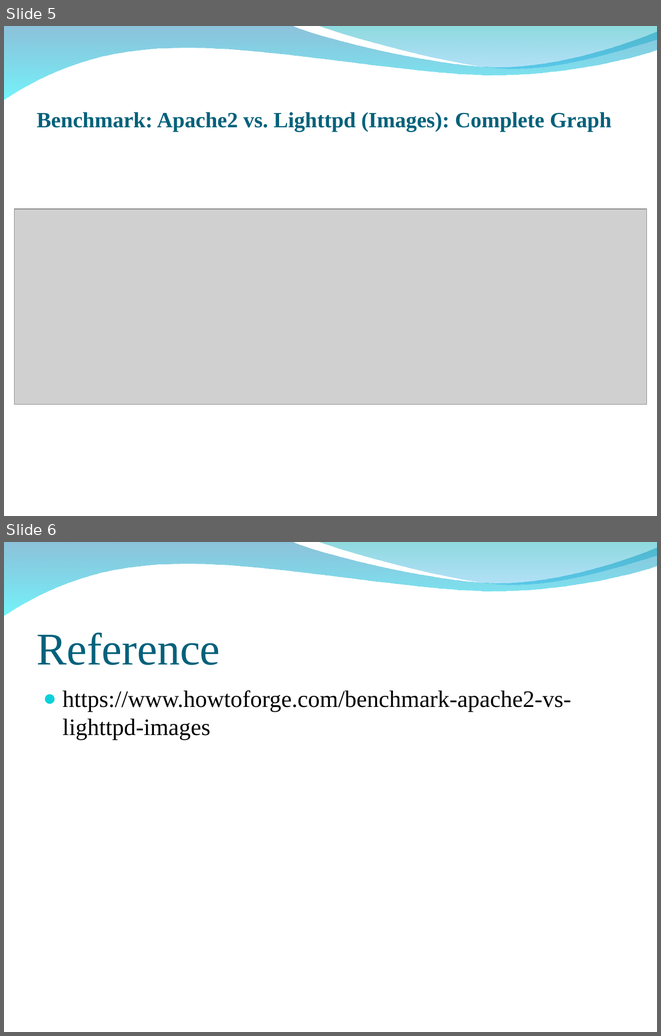
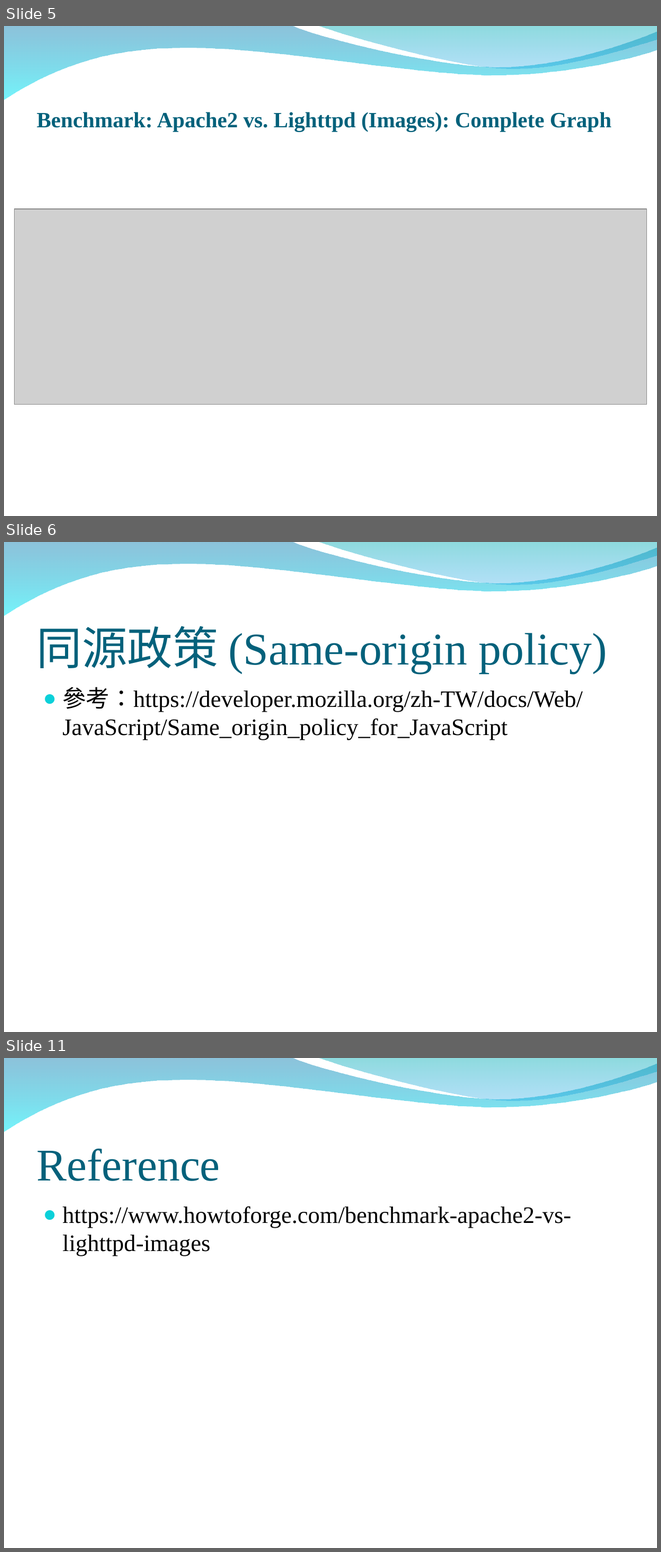
Before and after one commit to peter279k/regular_meeting, a slide deck: WebServer.ppt. Shown one above the other, each under a label of ours: slides 5 and 6 before the commit, slides 5, 6 and 11 after it; the slides between them are not shown. The pictures are 661x1036 and 661x1552 pixels, drawn with LibreOffice and Linux fonts; fonts in the diff are those of the drawing; grey boxes stand for pictures; background and template pictures are left out. Boxes give left, top, right and bottom in pixels: in the first picture for what was removed or moved away, otherwise in the second. Text is boxed around its words. In the diff, an @@ line names an element or a change of style, - is before the commit and + after.

Commit message:
add same origin policy and web nsd 載入 demo page

```diff
--- a/WebServer.ppt
+++ b/WebServer.ppt
@@ slide 6 added at [4,542,657,1032], background picture (left out); not listed: 2 template elements that a slide beside it also shows @@
@@ title added at [37,626,607,673], 50 pt, text #04617B @@
+同源政策 (Same-origin policy)
@@ text added at [62,687,583,740], 26 pt, text #000000 @@
+● 參考：https://developer.mozilla.org/zh-TW/docs/Web/JavaScript/Same_origin_policy_for_JavaScript
@@ what was slide 6 is now slide 11 @@
```
Also in this commit, not shown: 4 other slides added, 1 other file.
